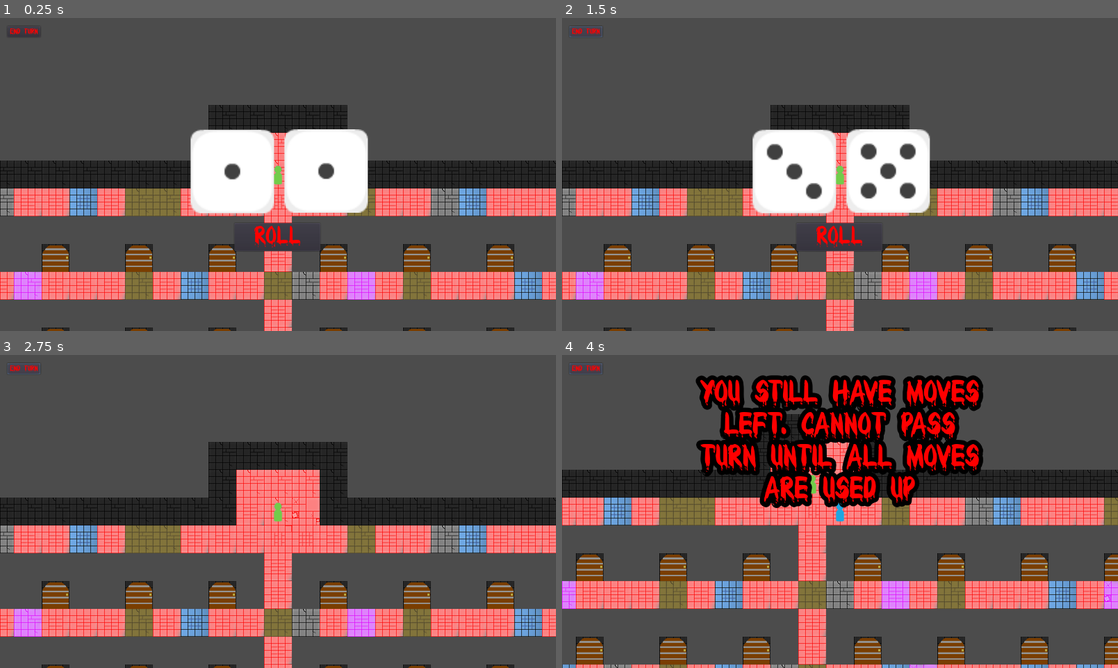
Above: before the commit, frames 1-4 (two rows, left to right).
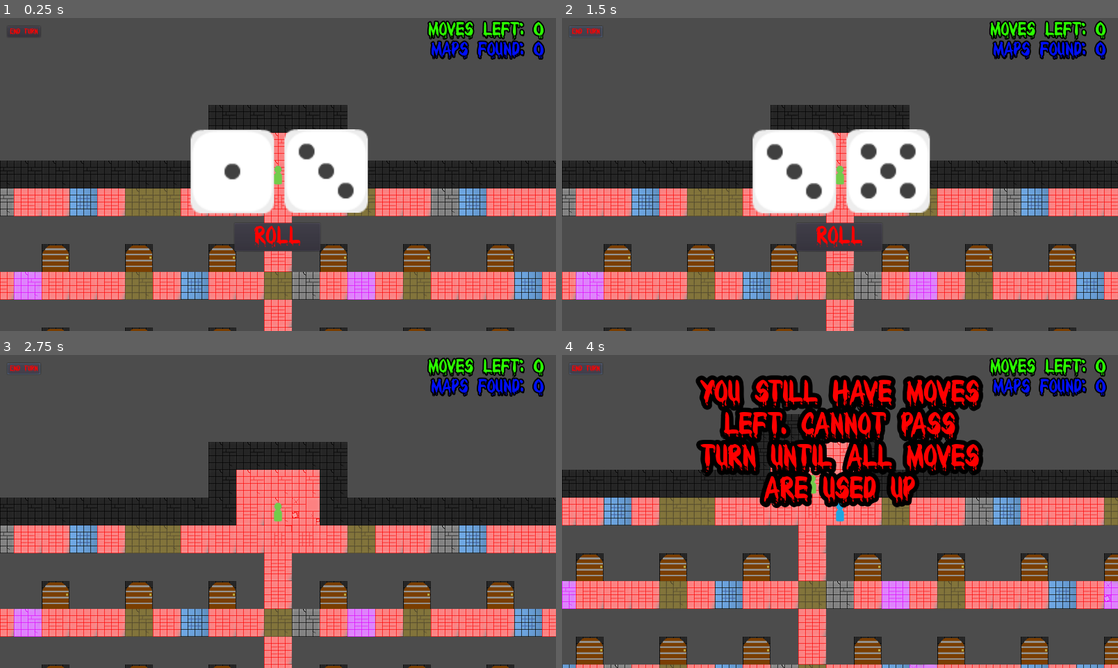
Above: after the commit, the same moments.

Repository: 44351-w22/protech-adaptation-game-sounds-good-studios
Game: Godot game, scene res://World.tscn
Two runs of this game, one before a commit and one after it. Both use one fixed random seed, a clock stepped at 60 frames per second and the inputs below.
Inputs:
- Up to frame 1 (0.25 s): no input
- Up to frame 2 (1.5 s): click "ROLL" at 0.5 s; click "End Turn" at 1.25 s
- Up to frame 3 (2.75 s): tap Enter at 2 s; hold Right (ui_right) from 2.03 s (still down)
- Up to frame 4 (4 s): release Right (ui_right) at 2.78 s; hold Down (ui_down) 2.78-3.53 s; tap Space at 3.5 s; hold Right (ui_right) from 3.53 s (still down)

The runs differ from the first frame. In frame 1, 2.0% of the frame differs, in the area x 53-98%, y 0-58%; in frame 2, 1.7%; in frame 3, 1.7%; in frame 4, 1.7%.

Commit message:
added UI improvements

Diff:
--- a/Dice_Roller.gd
+++ b/Dice_Roller.gd
@@ -25,11 +25,13 @@
 
 	#randomize dice textures to give illusion of dice rolling
 	for i in 10:
+		$Click.play()
 		diceA.texture = dice[rng.randi_range(0, 5)]
 		diceB.texture = dice[rng.randi_range(0, 5)]
 		yield(get_tree().create_timer(0.1), "timeout")
 
 	#Set final texture to appropriate dice
+	$Click.play()
 	var dice1index = dice1 - 1
 	var dice2index = dice2 - 1
 	diceA.texture = dice[dice1index]
--- a/Dice_Roller.tscn
+++ b/Dice_Roller.tscn
@@ -1,8 +1,9 @@
-[gd_scene load_steps=7 format=2]
+[gd_scene load_steps=8 format=2]
 
 [ext_resource path="res://Dice_Roller.gd" type="Script" id=1]
 [ext_resource path="res://assets/dice/dieWhite1.png" type="Texture" id=2]
 [ext_resource path="res://assets/BLOODY.TTF" type="DynamicFontData" id=3]
+[ext_resource path="res://assets/Perc_MetronomeQuartz_hi.wav" type="AudioStream" id=4]
 
 [sub_resource type="DynamicFont" id=1]
 size = 52
@@ -63,4 +64,8 @@
 "_edit_use_anchors_": false
 }
 
+[node name="Click" type="AudioStreamPlayer" parent="."]
+stream = ExtResource( 4 )
+volume_db = 5.0
+
 [connection signal="pressed" from="Container/Button" to="." method="_on_Button_pressed"]
--- a/Player.gd
+++ b/Player.gd
@@ -21,6 +21,7 @@
 export var map4_found = false
 export var map5_found = false
 export var key_found = false
+export var totalMapsFound = 0
 
 func _ready():
 	position.x = start_Position_x
@@ -29,6 +30,7 @@
 
 func move(dir):
 	if movesLeft > 0:
+		$MoveSound.play()
 		rayDown.cast_to = inputs[dir] * tile_size
 		rayDown.force_raycast_update()
 		if !rayDown.is_colliding():
--- a/Player.tscn
+++ b/Player.tscn
@@ -1,7 +1,8 @@
-[gd_scene load_steps=4 format=2]
+[gd_scene load_steps=5 format=2]
 
 [ext_resource path="res://Player.gd" type="Script" id=1]
 [ext_resource path="res://assets/players/pieceGreen_single00.png" type="Texture" id=2]
+[ext_resource path="res://assets/Perc_PracticePad_lo.wav" type="AudioStream" id=3]
 
 [sub_resource type="RectangleShape2D" id=1]
 extents = Vector2( 14, 24 )
@@ -34,3 +35,7 @@
 
 [node name="GameCam" type="Camera2D" parent="."]
 current = true
+
+[node name="MoveSound" type="AudioStreamPlayer" parent="."]
+stream = ExtResource( 3 )
+volume_db = 5.647
--- a/World.tscn
+++ b/World.tscn
@@ -8,16 +8,27 @@
 [ext_resource path="res://assets/BLOODY.TTF" type="DynamicFontData" id=6]
 [ext_resource path="res://OutSideTileMap.tscn" type="PackedScene" id=7]
 [ext_resource path="res://assets/Tiles/Black Room.png" type="Texture" id=8]
+[ext_resource path="res://assets/Evil_Laugh_Male_6-Himan-1359990674.wav" type="AudioStream" id=9]
+[ext_resource path="res://assets/Children Yay! Sound Effect.wav" type="AudioStream" id=10]
 [ext_resource path="res://assets/Tiles/Light Gray Brick Floor.png" type="Texture" id=11]
 [ext_resource path="res://assets/Tiles/Yellow Brick Floor.png" type="Texture" id=12]
 [ext_resource path="res://assets/Tiles/Red Brick Floor.png" type="Texture" id=13]
 [ext_resource path="res://assets/Tiles/Pale Blue Brick Floor.png" type="Texture" id=14]
 [ext_resource path="res://assets/Tiles/Purple Brick Floor.png" type="Texture" id=15]
+[ext_resource path="res://assets/tunetank.com_5196_secrets-of-the-house-on-the-hill_by_rage-sound.mp3" type="AudioStream" id=16]
 [ext_resource path="res://assets/Door/Door2.png" type="Texture" id=17]
 [ext_resource path="res://assets/Door/MasterDoor.png" type="Texture" id=18]
+[ext_resource path="res://Dice_Roller.gd" type="Script" id=19]
+[ext_resource path="res://Tiles.gd" type="Script" id=20]
 [ext_resource path="res://assets/players/pieceBlue_single18.png" type="Texture" id=21]
 [ext_resource path="res://assets/players/piecePurple_single01.png" type="Texture" id=22]
 [ext_resource path="res://assets/players/pieceWhite_single00.png" type="Texture" id=23]
+[ext_resource path="res://assets/Perc_PracticePad_lo.wav" type="AudioStream" id=24]
+[ext_resource path="res://assets/players/pieceGreen_single00.png" type="Texture" id=25]
+[ext_resource path="res://Player.gd" type="Script" id=26]
+[ext_resource path="res://assets/dice/dieWhite1.png" type="Texture" id=27]
+[ext_resource path="res://assets/dice/dieWhite3.png" type="Texture" id=28]
+[ext_resource path="res://assets/Perc_MetronomeQuartz_hi.wav" type="AudioStream" id=29]
 
 [sub_resource type="ConvexPolygonShape2D" id=8]
 points = PoolVector2Array( 0, 0, 64, 0, 64, 64, 0, 64 )
@@ -379,6 +390,16 @@
 [sub_resource type="RectangleShape2D" id=33]
 extents = Vector2( 14, 24 )
 
+[sub_resource type="DynamicFont" id=44]
+size = 52
+font_data = ExtResource( 6 )
+
+[sub_resource type="InputEventAction" id=2]
+action = "ui_select"
+
+[sub_resource type="ShortCut" id=3]
+shortcut = SubResource( 2 )
+
 [sub_resource type="DynamicFont" id=35]
 font_data = ExtResource( 6 )
 
@@ -499,18 +520,35 @@
 "_edit_use_anchors_": false
 }
 
-[node name="TileMap" parent="." instance=ExtResource( 1 )]
+[node name="TileMap" type="TileMap" parent="." instance=ExtResource( 1 )]
 tile_set = SubResource( 1 )
+cell_tile_origin = 1
+show_collision = true
 collision_layer = 0
 collision_mask = 0
+occluder_light_mask = 0
+format = 1
 tile_data = PoolIntArray( -720880, 0, 0, -655344, 0, 0, -589807, 0, 0, -524271, 0, 0, -131065, 5, 0, -131064, 5, 0, -13 …(11420 unchanged characters)…
-
-[node name="Doors" parent="." instance=ExtResource( 2 )]
+script = ExtResource( 20 )
+
+[node name="Doors" type="TileMap" parent="." instance=ExtResource( 2 )]
 tile_set = SubResource( 32 )
+cell_quadrant_size = 64
+format = 1
 tile_data = PoolIntArray( 327675, 0, 0, 327678, 0, 0, 262145, 0, 0, 262148, 0, 0, 262151, 0, 0, 262155, 0, 0, 262158, 0 …(632 unchanged characters)…
 
 [node name="Player4" parent="." instance=ExtResource( 3 )]
 position = Vector2( 608, 96 )
+collision_layer = 0
+script = ExtResource( 26 )
+movesLeft = 0
+map1_found = false
+map2_found = false
+map3_found = false
+map4_found = false
+map5_found = false
+key_found = false
+totalMapsFound = 0
 
 [node name="CollisionShape2D" parent="Player4" index="0"]
 shape = SubResource( 33 )
@@ -518,11 +556,34 @@
 [node name="Sprite" parent="Player4" index="3"]
 texture = ExtResource( 23 )
 
-[node name="GameCam" parent="Player4" index="7"]
-current = false
+[node name="Left" parent="Player4" index="4"]
+rotation = 1.5708
+collide_with_areas = true
+
+[node name="Up" parent="Player4" index="5"]
+rotation = 3.14159
+collide_with_areas = true
+
+[node name="Right" parent="Player4" index="6"]
+rotation = 4.71239
+collide_with_areas = true
+
+[node name="MoveSound" parent="Player4" index="8"]
+stream = ExtResource( 24 )
+volume_db = 5.647
 
 [node name="Player3" parent="." instance=ExtResource( 3 )]
 position = Vector2( 608, 96 )
+collision_layer = 0
+script = ExtResource( 26 )
+movesLeft = 0
+map1_found = false
+map2_found = false
+map3_found = false
+map4_found = false
+map5_found = false
+key_found = false
+totalMapsFound = 0
 
 [node name="CollisionShape2D" parent="Player3" index="0"]
 shape = SubResource( 33 )
@@ -530,38 +591,154 @@
 [node name="Sprite" parent="Player3" index="3"]
 texture = ExtResource( 21 )
 
-[node name="GameCam" parent="Player3" index="7"]
-current = false
+[node name="Left" parent="Player3" index="4"]
+rotation = 1.5708
+collide_with_areas = true
+
+[node name="Up" parent="Player3" index="5"]
+rotation = 3.14159
+collide_with_areas = true
+
+[node name="Right" parent="Player3" index="6"]
+rotation = 4.71239
+collide_with_areas = true
+
+[node name="MoveSound" parent="Player3" index="8"]
+stream = ExtResource( 24 )
+volume_db = 5.647
 
 [node name="Player2" parent="." instance=ExtResource( 3 )]
-position = Vector2( 352, 160 )
+position = Vector2( 800, 160 )
+collision_layer = 0
+script = ExtResource( 26 )
+movesLeft = 0
+map1_found = false
+map2_found = false
+map3_found = false
+map4_found = false
+map5_found = false
+key_found = false
+totalMapsFound = 0
 
 [node name="CollisionShape2D" parent="Player2" index="0"]
 shape = SubResource( 33 )
 
 [node name="Down" parent="Player2" index="1"]
-cast_to = Vector2( -64, 0 )
+cast_to = Vector2( 64, 0 )
 
 [node name="Sprite" parent="Player2" index="3"]
 texture = ExtResource( 22 )
 
-[node name="GameCam" parent="Player2" index="7"]
-current = false
+[node name="Left" parent="Player2" index="4"]
+rotation = 1.5708
+collide_with_areas = true
+
+[node name="Up" parent="Player2" index="5"]
+rotation = 3.14159
+collide_with_areas = true
+
+[node name="Right" parent="Player2" index="6"]
+rotation = 4.71239
+collide_with_areas = true
+
+[node name="MoveSound" parent="Player2" index="8"]
+stream = ExtResource( 24 )
+volume_db = 5.647
 
 [node name="Player1" parent="." instance=ExtResource( 3 )]
-position = Vector2( 608, 224 )
+position = Vector2( 864, 160 )
+collision_layer = 0
+script = ExtResource( 26 )
+movesLeft = 0
+map1_found = false
+map2_found = false
+map3_found = false
+map4_found = false
+map5_found = false
+key_found = false
+totalMapsFound = 0
 
 [node name="CollisionShape2D" parent="Player1" index="0"]
 shape = SubResource( 33 )
 
 [node name="Down" parent="Player1" index="1"]
-cast_to = Vector2( 0, 64 )
+cast_to = Vector2( 64, 0 )
+
+[node name="Sprite" parent="Player1" index="3"]
+texture = ExtResource( 25 )
+
+[node name="Left" parent="Player1" index="4"]
+rotation = 1.5708
+collide_with_areas = true
+
+[node name="Up" parent="Player1" index="5"]
+rotation = 3.14159
+collide_with_areas = true
+
+[node name="Right" parent="Player1" index="6"]
+rotation = 4.71239
+collide_with_areas = true
+
+[node name="MoveSound" parent="Player1" index="7"]
+stream = ExtResource( 24 )
+volume_db = 5.647
 
 [node name="CanvasLayer" type="CanvasLayer" parent="."]
 
 [node name="Dice_Roller" parent="CanvasLayer" instance=ExtResource( 5 )]
 visible = false
-totalRoll = 5
+anchor_right = 1.0
+anchor_bottom = 1.0
+script = ExtResource( 19 )
+__meta__ = {
+"_edit_use_anchors_": false
+}
+totalRoll = 4
+
+[node name="Container" parent="CanvasLayer/Dice_Roller" index="0"]
+anchor_left = 0.5
+anchor_top = 0.5
+anchor_right = 0.5
+anchor_bottom = 0.5
+margin_left = -20.0
+margin_top = -20.0
+margin_right = 20.0
+margin_bottom = 20.0
+
+[node name="DiceA" parent="CanvasLayer/Dice_Roller/Container" index="0"]
+position = Vector2( -85, 13 )
+scale = Vector2( 3, 3 )
+texture = ExtResource( 27 )
+
+[node name="DiceB" parent="CanvasLayer/Dice_Roller/Container" index="1"]
+position = Vector2( 131, 12 )
+scale = Vector2( 3, 3 )
+texture = ExtResource( 28 )
+
+[node name="Button" parent="CanvasLayer/Dice_Roller/Container" index="2"]
+anchor_left = 0.5
+anchor_top = 1.0
+anchor_right = 0.5
+anchor_bottom = 1.0
+margin_left = -100.0
+margin_top = 92.0
+margin_right = 97.0
+margin_bottom = 156.0
+custom_colors/font_color_disabled = Color( 1, 0, 0, 1 )
+custom_colors/font_color_focus = Color( 1, 0, 0, 1 )
+custom_colors/font_color = Color( 1, 0, 0, 1 )
+custom_colors/font_color_hover = Color( 1, 0, 0, 1 )
+custom_colors/font_color_pressed = Color( 1, 0, 0, 1 )
+custom_fonts/font = SubResource( 44 )
+shortcut = SubResource( 3 )
+text = "ROLL"
+__meta__ = {
+"_edit_use_anchors_": false
+}
+
+[node name="Click" parent="CanvasLayer/Dice_Roller" index="1"]
+stream = ExtResource( 29 )
+volume_db = 5.0
 
 [node name="EndTurn" type="Button" parent="CanvasLayer"]
 margin_left = 17.0
@@ -592,7 +769,8 @@
 custom_colors/font_outline_modulate = Color( 0, 0, 0, 1 )
 custom_colors/font_color_shadow = Color( 1, 0, 0, 1 )
 custom_fonts/font = SubResource( 42 )
-text = "MESSAGE"
+text = "Minigame Beginning.
+FIND THE KEY"
 align = 1
 autowrap = true
 __meta__ = {
@@ -603,10 +781,10 @@
 visible = false
 anchor_left = 1.0
 anchor_right = 1.0
-margin_left = -188.0
-margin_top = 6.0
-margin_right = -7.0
-margin_bottom = 51.0
+margin_left = -214.0
+margin_top = 104.0
+margin_right = -33.0
+margin_bottom = 149.0
 custom_colors/font_color = Color( 1, 0.960784, 0, 1 )
 custom_fonts/font = SubResource( 43 )
 text = "Key Found"
@@ -614,15 +792,57 @@
 "_edit_use_anchors_": false
 }
 
-[node name="OutSideTileMap" parent="." instance=ExtResource( 7 )]
+[node name="MapsFound" type="Label" parent="CanvasLayer"]
+anchor_left = 1.0
+anchor_right = 1.0
+margin_left = -287.0
+margin_top = 52.0
+margin_right = -28.0
+margin_bottom = 97.0
+custom_colors/font_color = Color( 0, 0.0627451, 1, 1 )
+custom_fonts/font = SubResource( 43 )
+text = "Maps Found: 0"
+__meta__ = {
+"_edit_use_anchors_": false
+}
+
+[node name="MovesLeft" type="Label" parent="CanvasLayer"]
+anchor_left = 1.0
+anchor_right = 1.0
+margin_left = -294.0
+margin_top = 6.0
+margin_right = -28.0
+margin_bottom = 51.0
+custom_colors/font_color = Color( 0.172549, 1, 0, 1 )
+custom_fonts/font = SubResource( 43 )
+text = "Moves Left: 0"
+__meta__ = {
+"_edit_use_anchors_": false
+}
+
+[node name="OutSideTileMap" type="TileMap" parent="." instance=ExtResource( 7 )]
 tile_set = SubResource( 7 )
+format = 1
 tile_data = PoolIntArray( -65529, 0, 0, -65528, 0, 0, -65527, 0, 0, -65526, 0, 0, -65525, 0, 0, 7, 0, 0, 11, 0, 0, 1310 …(1545 unchanged characters)…
+
+[node name="SoundEffects" type="Node" parent="."]
+
+[node name="Music" type="AudioStreamPlayer" parent="SoundEffects"]
+stream = ExtResource( 16 )
+autoplay = true
+
+[node name="Laugh" type="AudioStreamPlayer" parent="SoundEffects"]
+stream = ExtResource( 9 )
+
+[node name="Cheer" type="AudioStreamPlayer" parent="SoundEffects"]
+stream = ExtResource( 10 )
 
 [connection signal="Collision" from="Player4" to="." method="_on_Player1_Collision"]
 [connection signal="Collision" from="Player3" to="." method="_on_Player1_Collision"]
 [connection signal="Collision" from="Player2" to="." method="_on_Player1_Collision"]
 [connection signal="Collision" from="Player1" to="." method="_on_Player1_Collision"]
 [connection signal="pressed" from="CanvasLayer/Dice_Roller/Container/Button" to="." method="_on_Button_pressed"]
+[connection signal="pressed" from="CanvasLayer/Dice_Roller/Container/Button" to="CanvasLayer/Dice_Roller" method="_on_Button_pressed"]
 [connection signal="pressed" from="CanvasLayer/EndTurn" to="." method="_on_EndTurn_pressed"]
 
 [editable path="Player4"]
Not shown: 1 places in World.tscn that only renumber resources
Not shown, changed: assets/Children Yay! Sound Effect.wav.import
Not shown, changed: assets/Evil_Laugh_Male_6-Himan-1359990674.wav.import
Not shown, added: assets/Perc_MetronomeQuartz_hi.wav.import
Not shown, added: assets/Perc_PracticePad_lo.wav.import
Not shown, added: assets/tunetank.com_5196_secrets-of-the-house-on-the-hill_by_rage-sound.mp3.import
Not shown, added: assets/Perc_MetronomeQuartz_hi.wav
Not shown, added: assets/Perc_PracticePad_lo.wav
Not shown, added: assets/tunetank.com_5196_secrets-of-the-house-on-the-hill_by_rage-sound.mp3
